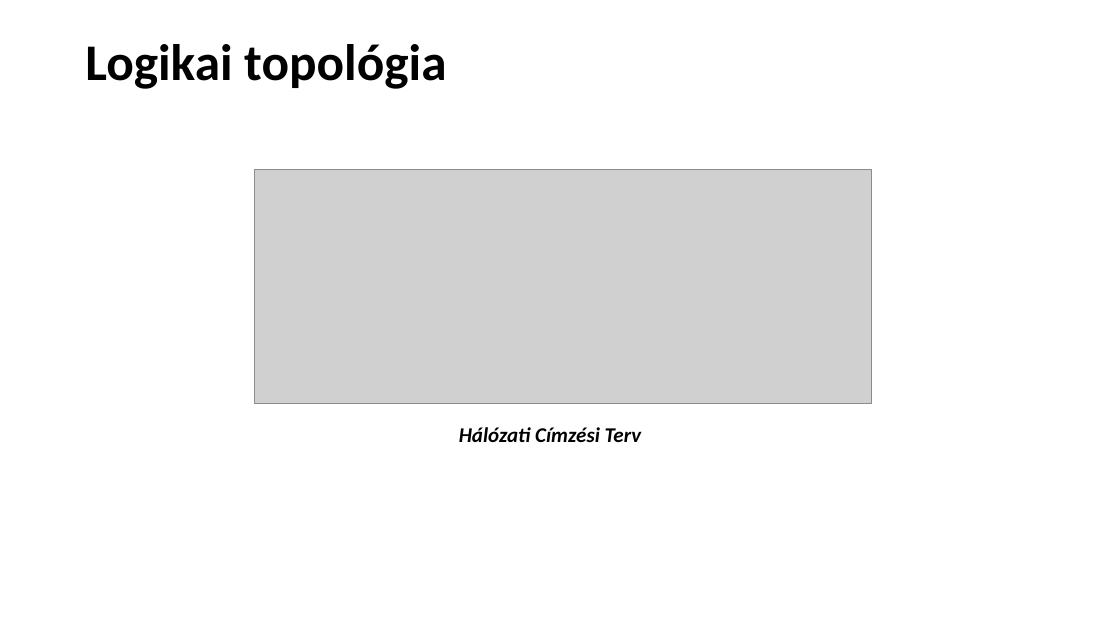
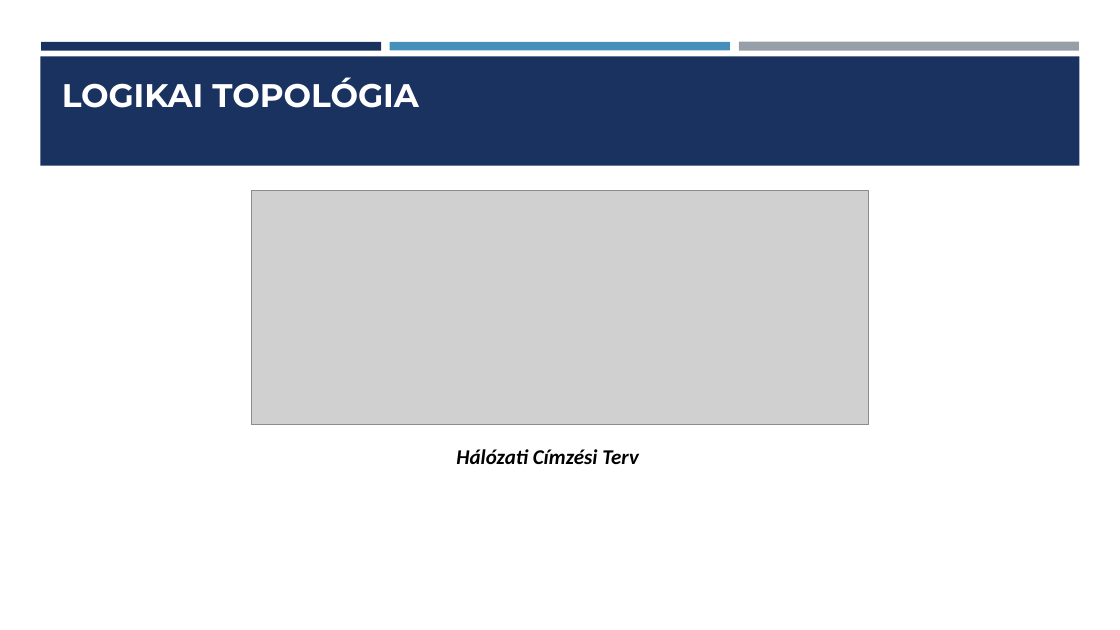
Before and after one commit to Dorina1200/vizsga, a slide deck: slide 5 of Hálózati Infrastruktúra Tervezése és Kivitelezése ppt.pptx. Drawn at 1120x630 pixels with LibreOffice and Linux fonts; fonts in the diff are those of the drawing; grey boxes stand for pictures. Boxes give left, top, right and bottom in pixels: in the first picture for what was removed or moved away, otherwise in the second. Text is boxed around its words. In the diff, an @@ line names an element or a change of style, - is before the commit and + after.

```diff
--- a/Hálózati Infrastruktúra Tervezése és Kivitelezése ppt.pptx
+++ b/Hálózati Infrastruktúra Tervezése és Kivitelezése ppt.pptx
@@ rectangle added at (x1=40, y1=56, x2=1080, y2=166), fill #1A3260 @@
@@ rectangle added at (x1=41, y1=42, x2=381, y2=50), fill #1A3260 @@
@@ rectangle added at (x1=390, y1=42, x2=730, y2=50), fill #4590B8 @@
@@ rectangle added at (x1=739, y1=42, x2=1079, y2=51), fill #969FA7 @@
@@ title "LOGIKAI TOPOLÓGIA" at (x1=62, y1=77, x2=418, y2=108): vertical alignment middle to bottom @@
@@ title at (x1=62, y1=77, x2=418, y2=108): text changed; size 44 to 28 pt; font Calibri to Montserrat; text colour #000000 to #FFFFFF @@
-Logikai topológia
+LOGIKAI TOPOLÓGIA
@@ picture moved from (x1=255, y1=169, x2=872, y2=403) to (x1=251, y1=191, x2=869, y2=425) @@
@@ text "Hálózati Címzési Terv" moved from (x1=459, y1=427, x2=642, y2=442) to (x1=456, y1=449, x2=639, y2=464) @@
```
Also in this commit, not shown: 7 other slides changed, 1 slide added, 2 slides removed.
